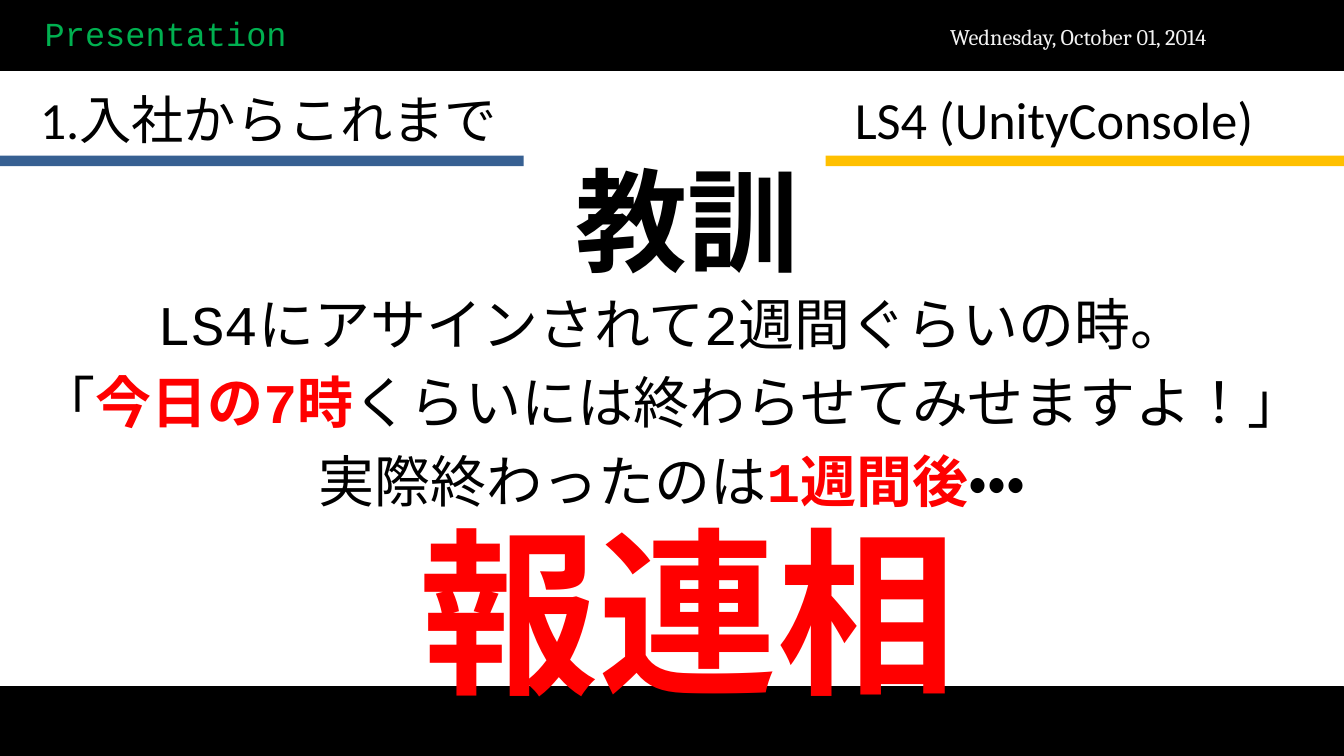
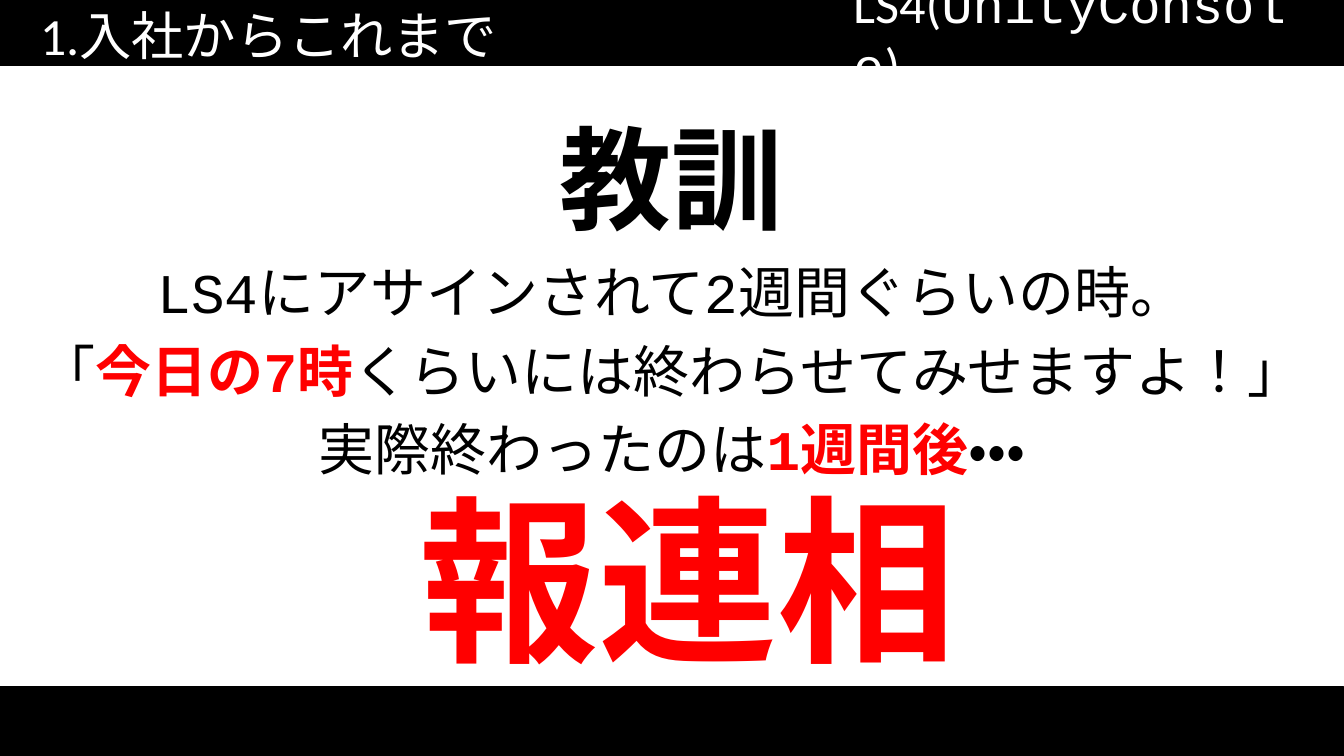
Before and after one commit to scarecrow173/Test, a slide deck: slide 15 of 試用期間終了.pptx (slide 13 before the commit). Drawn at 1344x756 pixels with LibreOffice and Linux fonts; fonts in the diff are those of the drawing; background and template pictures are left out. Boxes give left, top, right and bottom in pixels: in the first picture for what was removed or moved away, otherwise in the second. Text is boxed around its words. In the diff, an @@ line names an element or a change of style, - is before the commit and + after.

```diff
--- a/試用期間終了.pptx
+++ b/試用期間終了.pptx
@@ rectangle: place and size @@
-rectangle at (0,1,1344,69)
+rectangle at (0,0,1344,65)
@@ title "1.入社からこれまで": place and size @@
-title "1.入社からこれまで" at (40,96,497,144)
+title "1.入社からこれまで" at (40,11,497,67)
@@ title "1.入社からこれまで" at (40,11,497,67): text colour #000000 to #FFFFFF @@
@@ text removed at (45,21,287,47) @@
-Presentation
@@ text at (853,0,1286,34): text changed; font Calibri to Courier New; text colour #000000 to #FFFFFF @@
-LS4 (UnityConsole)
+LS4(UnityConsole)
@@ text removed at (950,29,1206,50) @@
-Wednesday, October 01, 2014
@@ text "教訓": place and size @@
-text "教訓" at (576,167,800,274)
+text "教訓" at (560,125,784,232)
@@ rectangle removed at (0,156,524,167) @@
@@ rectangle removed at (825,156,1344,167) @@
@@ text "LS4にアサインされて2週間ぐらいの時。": place and size @@
-text "LS4にアサインされて2週間ぐらいの時。" at (40,305,1304,507)
+text "LS4にアサインされて2週間ぐらいの時。" at (40,273,1304,475)
@@ text "報連相": place and size @@
-text "報連相" at (419,497,957,723)
+text "報連相" at (419,466,957,692)
```
Also in this commit, not shown: 20 other slides changed, 2 slides added, 11 other files.
